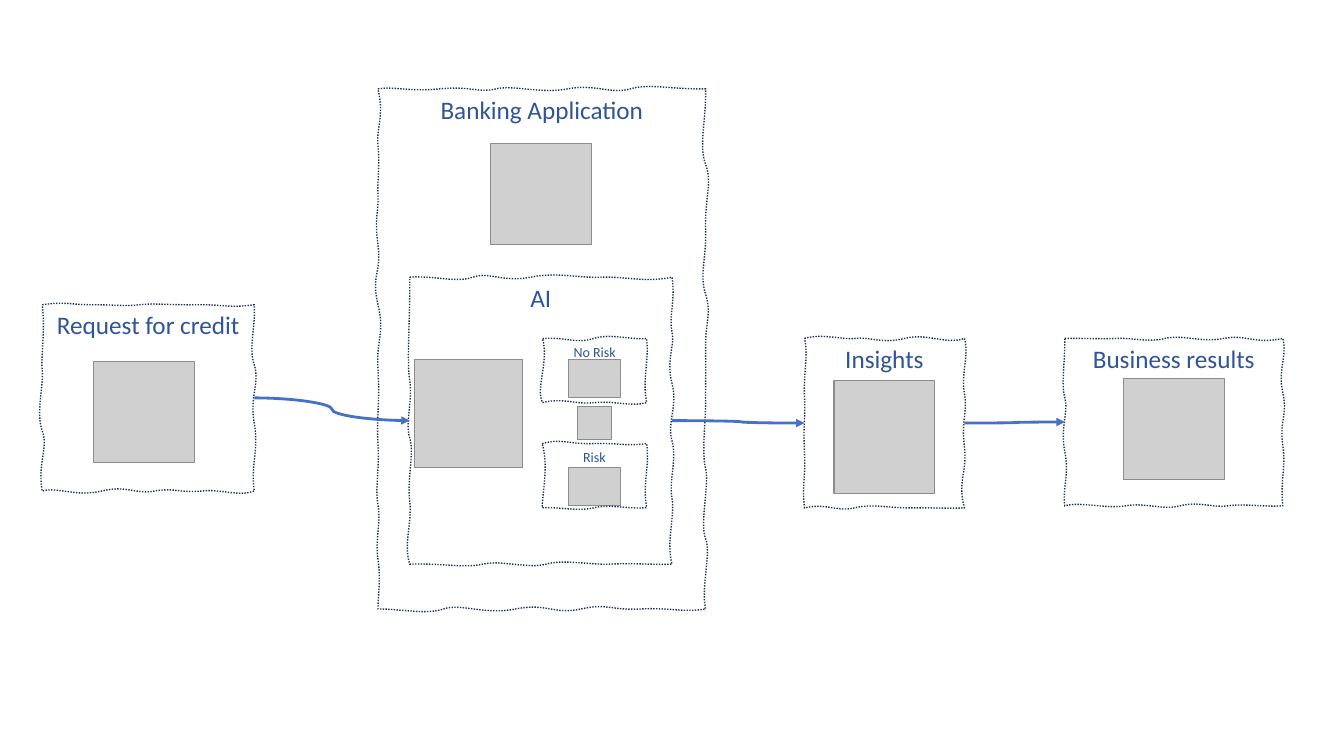
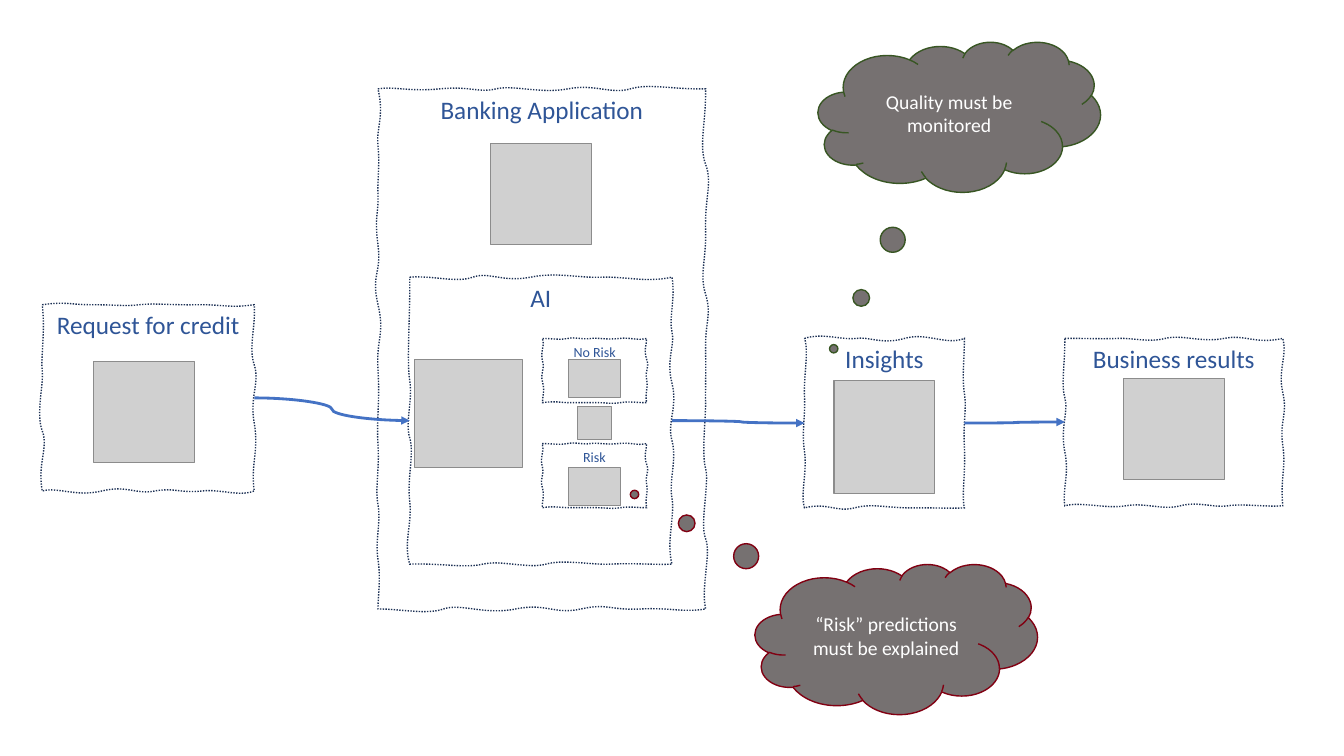
Before and after one commit to ntl-ibm/kubeflow-ppc64le-examples, a slide deck: slide 2 of explain/container_image/application/static/AI.pptx. Drawn at 1344x756 pixels with LibreOffice and Linux fonts; fonts in the diff are those of the drawing; grey boxes stand for pictures. Boxes give left, top, right and bottom in pixels: in the first picture for what was removed or moved away, otherwise in the second. Text is boxed around its words. In the diff, an @@ line names an element or a change of style, - is before the commit and + after.

```diff
--- a/explain/container_image/application/static/AI.pptx
+++ b/explain/container_image/application/static/AI.pptx
@@ thought cloud added at (819,42,1101,193), fill #767171, outline #385723 1 pt, 14 pt, text #FFFFFF @@
+Quality must be monitored
@@ outline redrawn in 3 elements at (542,339,646,403), (542,444,647,508), (805,339,965,508) @@
@@ thought cloud added at (755,565,1037,715), fill #767171, outline #810012 1 pt, 14 pt, text #FFFFFF @@
+“Risk” predictions must be explained
```
Also in this commit, not shown: 1 other slide changed, 3 slides added, 6 other files.
